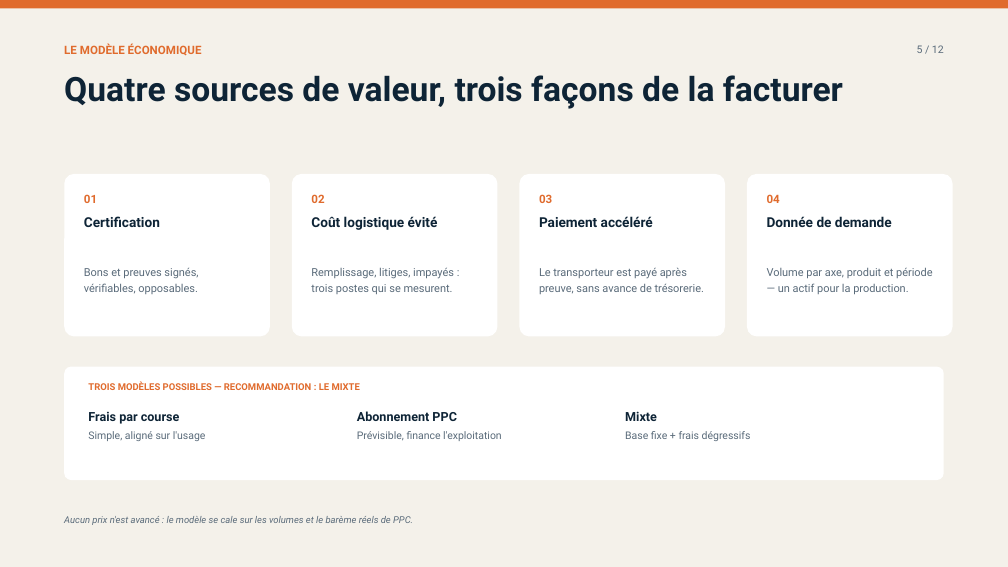
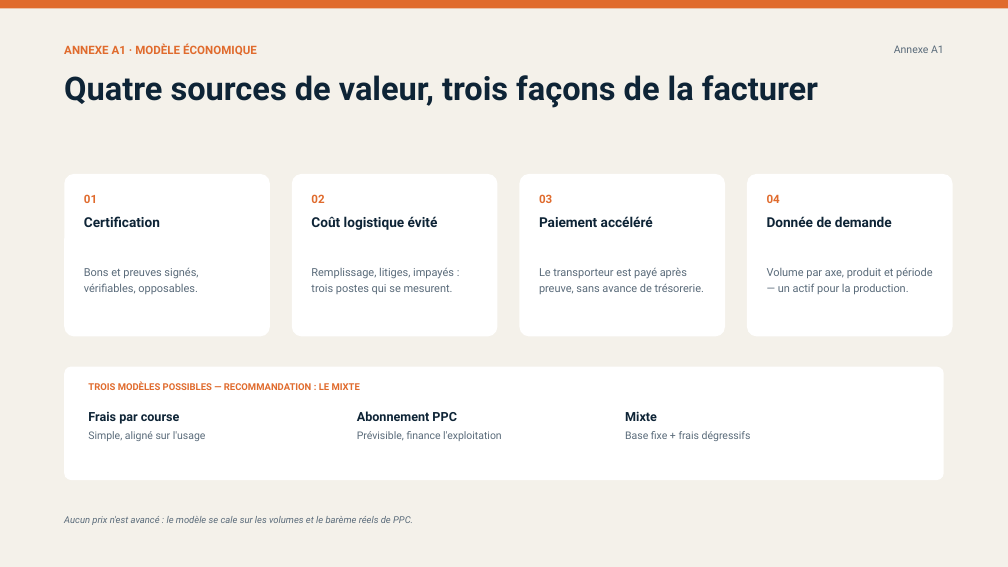
Before and after one commit to dilevembamu12/fbb-ppc-apix, a slide deck: slide 13 of dist/pptx/APIX-All-In-One-12-slides-PPC.pptx (slide 5 before the commit). Drawn at 1008x567 pixels with LibreOffice and Linux fonts; fonts in the diff are those of the drawing. Boxes give left, top, right and bottom in pixels: in the first picture for what was removed or moved away, otherwise in the second. Text is boxed around its words. In the diff, an @@ line names an element or a change of style, - is before the commit and + after.

Commit message:
Reecrit la version 12 diapositives au registre du dossier detaille
Structure retenue : les douleurs d'abord, le produit ensuite, puis la preuve et la souverainete.
1 Titre - 2 Le paiement est certifie, la marchandise non (+ 4 questions) - 3 Trois fuites qui coutent
4 Il n'achete pas une application, il achete une certitude - 5 La chaine de preuve en six jalons
6 Ubiquite et maquettes - 7 Le sequestre - 8 Quatre elements, un seul dossier
9 Du forfait au prix calcule (+ calculateur) - 10 Groupage - 11 Concurrence - 12 PPC garde la main et cinq decisions

Annexes A1 a A6 : modele economique, equipe, feuille de route, arbitrage du groupage, preuve et litige, socle technique.

```diff
--- a/dist/pptx/APIX-All-In-One-12-slides-PPC.pptx
+++ b/dist/pptx/APIX-All-In-One-12-slides-PPC.pptx
@@ text at <box>64,44,257,55</box>: text changed @@
-LE MODÈLE ÉCONOMIQUE
+ANNEXE A1 · MODÈLE ÉCONOMIQUE
@@ text at <box>894,45,944,53</box>: text changed @@
-5 / 12
+Annexe A1
@@ text "Quatre sources de valeur, trois ..." at <box>64,75,818,108</box>: size 32 to 31 pt; line spacing 1.03 to 1.04 @@
```
Also in this commit, not shown: 12 other slides changed, 5 slides added, 4 slides removed, 2 other files.
